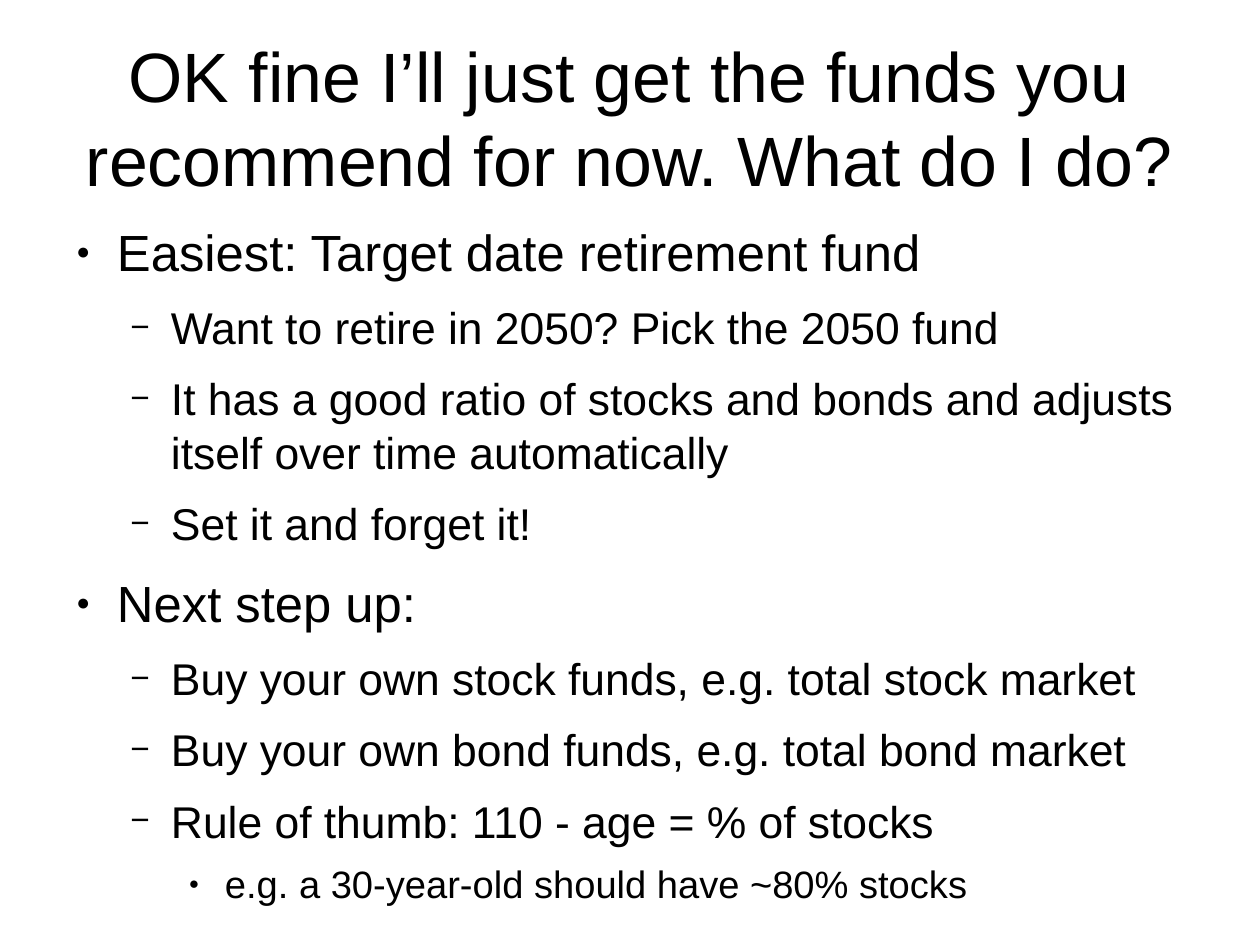
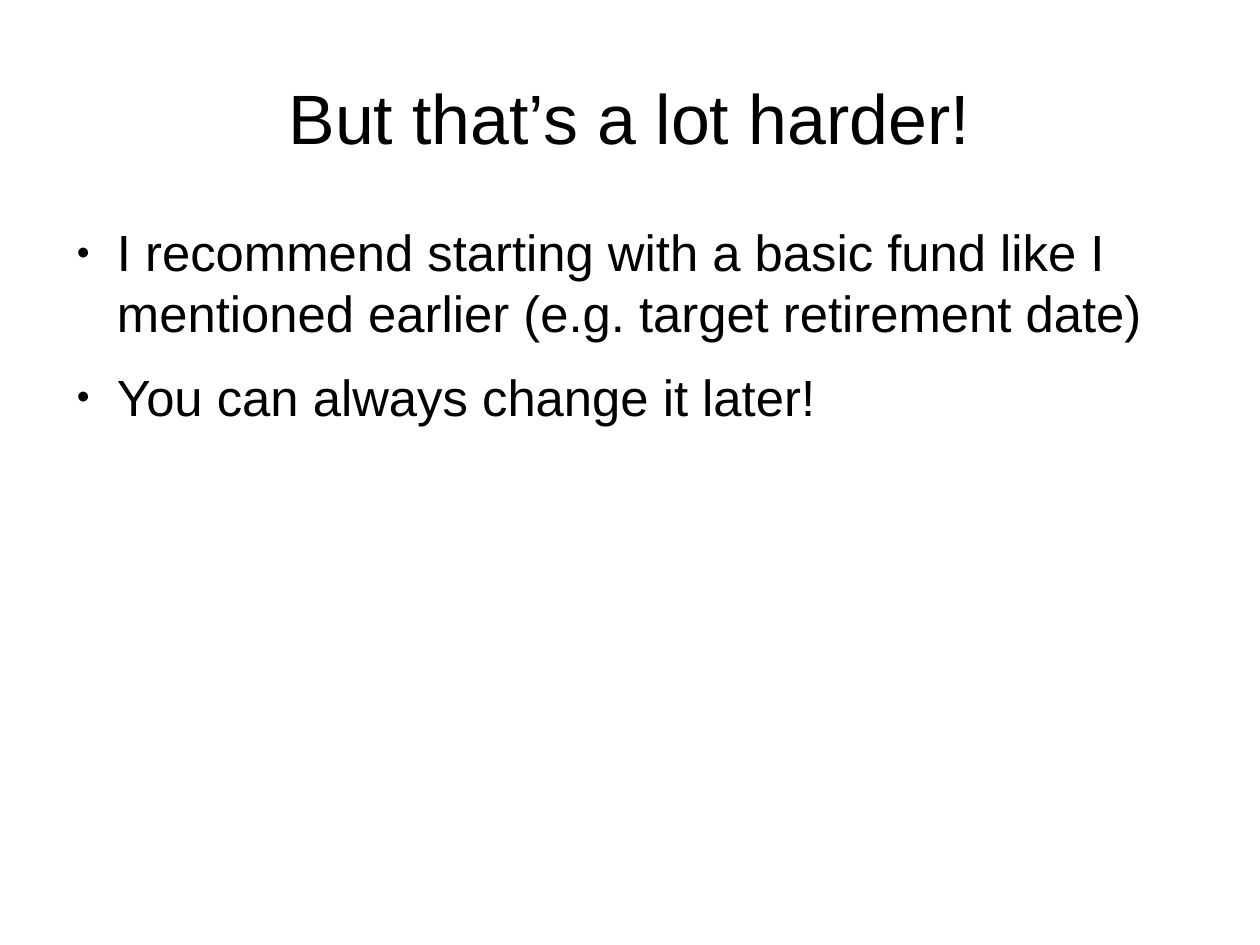
Before and after one commit to rettigs/presentations, a slide deck: slide 71 of finance_talk.odp (slide 75 before the commit). Drawn at 1260x945 pixels with LibreOffice and Linux fonts; fonts in the diff are those of the drawing. Boxes give left, top, right and bottom in pixels: in the first picture for what was removed or moved away, otherwise in the second. Text is boxed around its words. In the diff, an @@ line names an element or a change of style, - is before the commit and + after.

```diff
--- a/finance_talk.odp
+++ b/finance_talk.odp
@@ title at (x1=289, y1=93, x2=970, y2=145): text changed @@
-OK fine I’ll just get the funds you recommend for now. What do I do?
+But that’s a lot harder!
@@ text at (x1=117, y1=234, x2=1142, y2=426): text changed; size 28 to 32 pt @@
-● Easiest: Target date retirement fund
-  − Want to retire in 2050? Pick the 2050 fund
-  − It has a good ratio of stocks and bonds and adjusts itself over time automatically
-  − Set it and forget it!
-● Next step up:
-  − Buy your own stock funds, e.g. total stock market
-  − Buy your own bond funds, e.g. total bond market
-  − Rule of thumb: 110 - age = % of stocks
-    ● e.g. a 30-year-old should have ~80% stocks
+● I recommend starting with a basic fund like I mentioned earlier (e.g. target retirement date)
+● You can always change it later!
```
Also in this commit, not shown: 50 other slides changed, 8 slides added, 9 slides removed.
